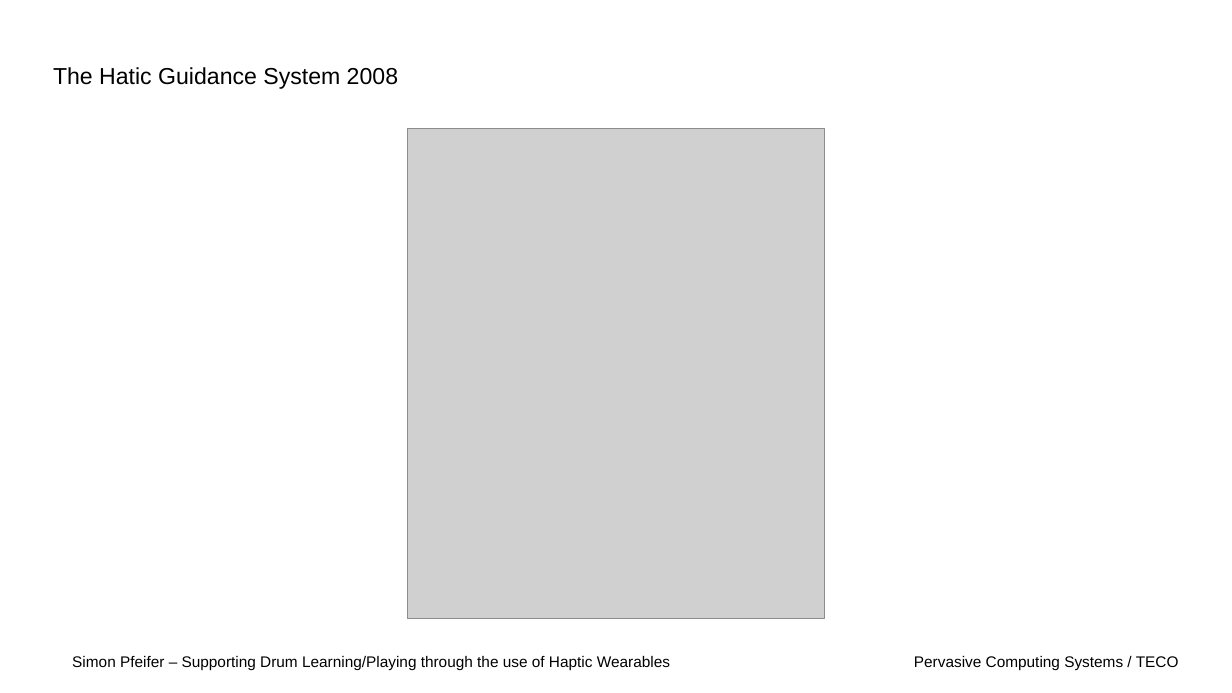
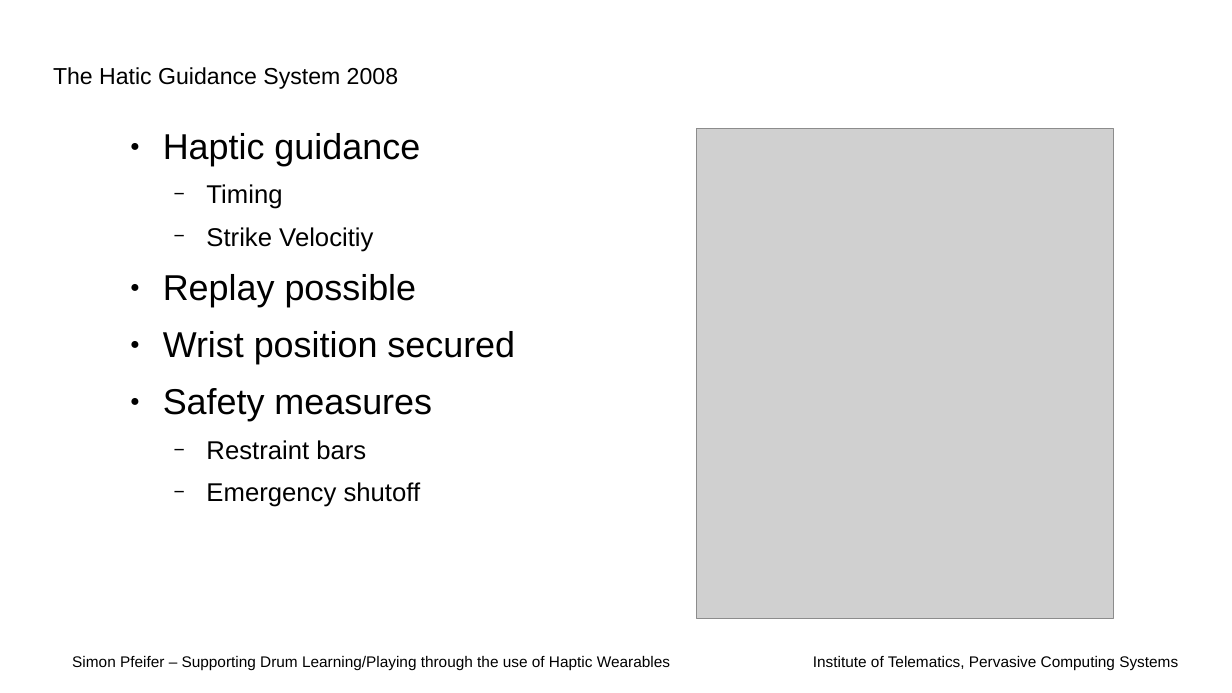
Before and after one commit to Spiemer/proseminar, a slide deck: slide 2 of presentation/presentation.odp. Drawn at 1232x693 pixels with LibreOffice and Linux fonts; fonts in the diff are those of the drawing; grey boxes stand for pictures; background and template pictures are left out. Boxes give left, top, right and bottom in pixels: in the first picture for what was removed or moved away, otherwise in the second. Text is boxed around its words. In the diff, an @@ line names an element or a change of style, - is before the commit and + after.

```diff
--- a/presentation/presentation.odp
+++ b/presentation/presentation.odp
@@ text added at (x1=163, y1=133, x2=515, y2=507), 28 pt, text #000000 @@
+● Haptic guidance
+  − Timing
+  − Strike Velocitiy
+● Replay possible
+● Wrist position secured
+● Safety measures
+  − Restraint bars
+  − Emergency shutoff
@@ picture moved from (x1=408, y1=128, x2=824, y2=618) to (x1=696, y1=128, x2=1113, y2=618) @@
@@ text at (x1=813, y1=656, x2=1178, y2=670): text changed @@
-Pervasive Computing Systems / TECO
+Institute of Telematics, Pervasive Computing Systems
```
Also in this commit, not shown: 3 other slides changed, 1 slide added, 1 slide removed, 1 other file.
